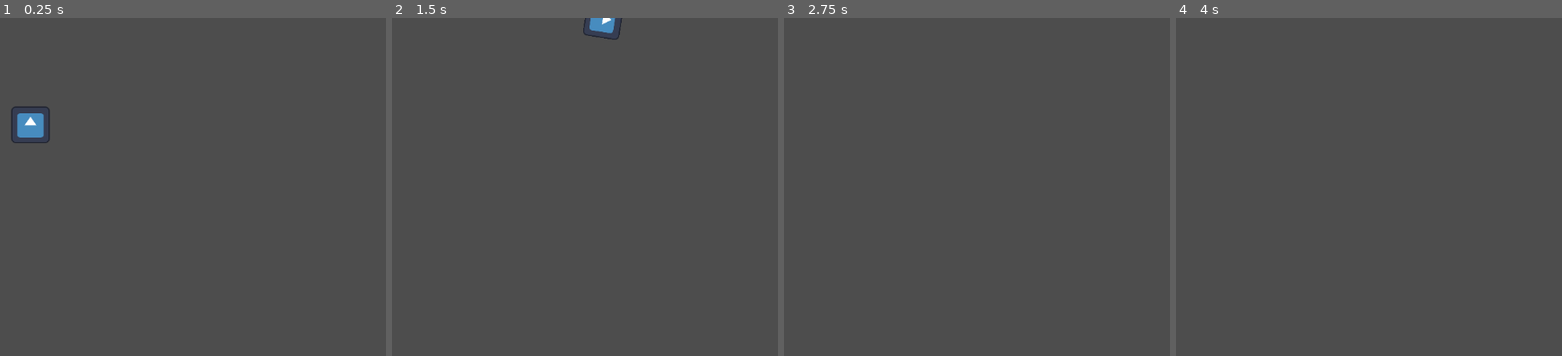
Above: before the commit, frames 1-4 (left to right).
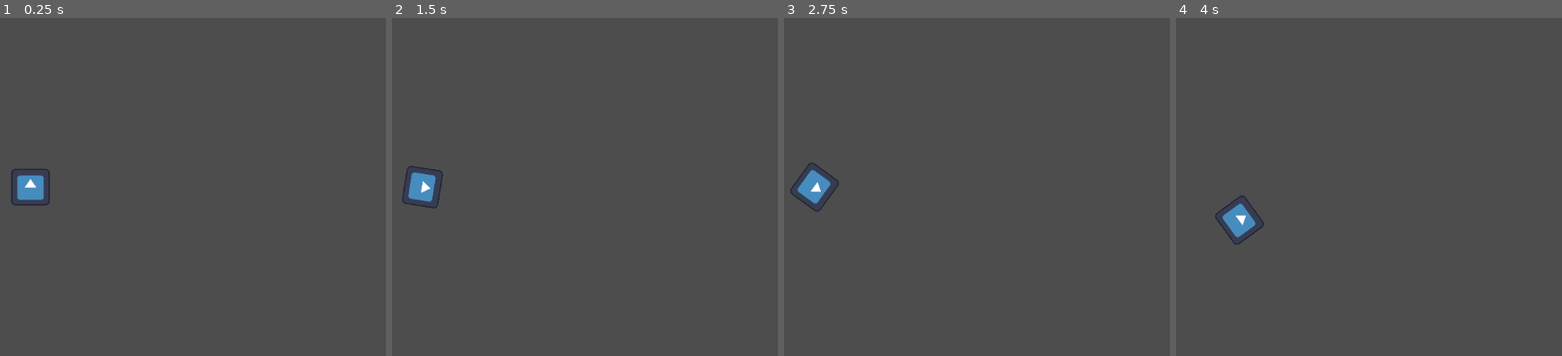
Above: after the commit, the same moments.

Repository: JoelEncinas/Godot-Journey
Game: Godot game, scene res://sprite_2d.tscn
Same seed, same stepped clock (60 frames per second), same inputs: the game is played once before the commit and once after it. The project has no main scene, so this scene is started directly. The engine's default icon, where the game draws it, is replaced by a stand-in: a white triangle on a blue panel in a dark square.
Inputs:
- Up to frame 1 (0.25 s): no input
- Up to frame 2 (1.5 s): hold Right (ui_right) 0.53-1.28 s; hold Left (ui_left) from 1.28 s (still down)
- Up to frame 3 (2.75 s): release Left (ui_left) at 2.03 s; hold Right (ui_right) from 2.03 s (still down)
- Up to frame 4 (4 s): release Right (ui_right) at 2.78 s; hold Up (ui_up) 2.78-3.53 s; hold Left (ui_left) from 3.53 s (still down)

The runs differ from the first frame. In frame 1, 1.3% of the frame differs, in the area x 2-13%, y 26-56%; in frame 2, 1.0%; in frame 3, 0.7%; in frame 4, 0.7%.

Commit message:
moving only when pressing up

Diff:
--- a/FirstGame/Sprite2D.gd
+++ b/FirstGame/Sprite2D.gd
@@ -1,6 +1,6 @@
 extends Sprite2D
 
-var speed = 400
+var speed = 100
 var angular_speed = PI
 
 func _process(delta):
@@ -13,5 +13,9 @@
 
 	rotation += angular_speed * direction * delta
 
-	var velocity = Vector2.UP.rotated(rotation) * speed
+	var velocity = Vector2.ZERO
+
+	if Input.is_action_pressed("ui_up"):
+		velocity = Vector2.UP.rotated(rotation) * speed
+
 	position += velocity * delta
